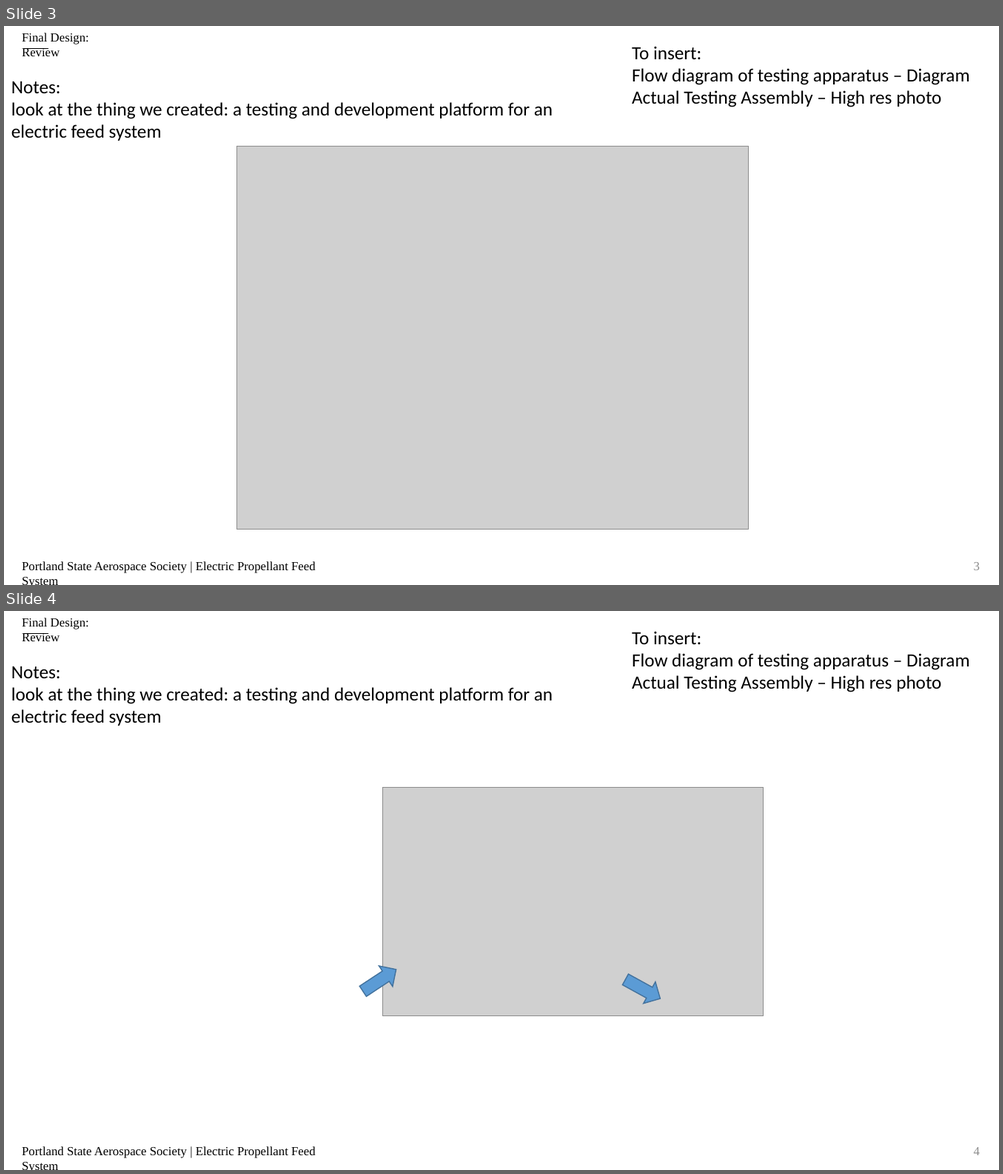
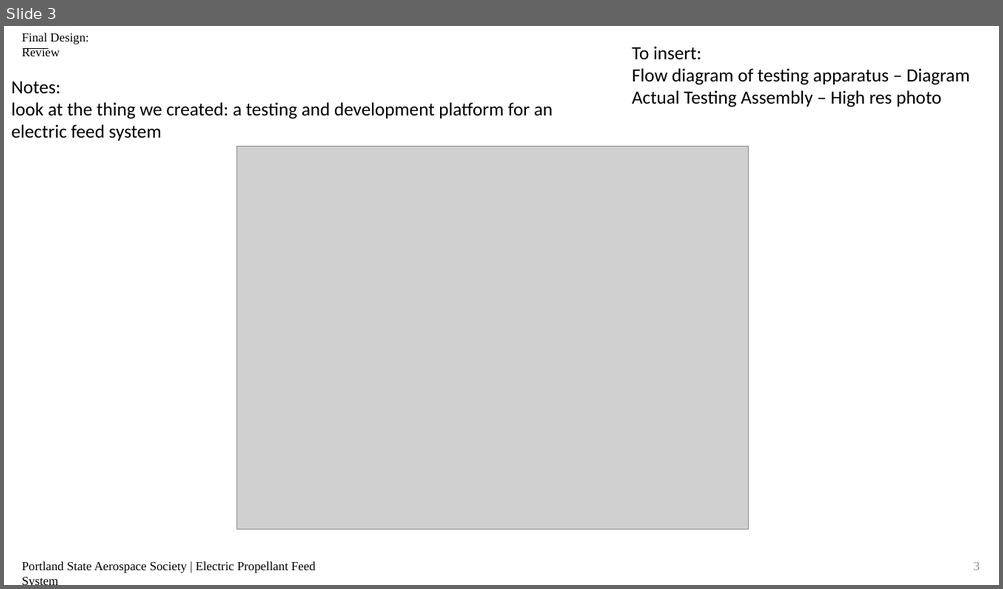
Before and after one commit to psas/electric-feed-system-prototype, a slide deck: Docs/Presentations/Slides/#5 design and subsystems.pptx. Shown one above the other, each under a label of ours: slides 3 and 4 before the commit, slide 3 after it. The pictures are 1003x1174 and 1003x589 pixels, drawn with LibreOffice and Linux fonts; fonts in the diff are those of the drawing; grey boxes stand for pictures. Boxes give left, top, right and bottom in pixels: in the first picture for what was removed or moved away, otherwise in the second. Text is boxed around its words. In the diff, an @@ line names an element or a change of style, - is before the commit and + after.

```diff
--- a/Docs/Presentations/Slides/#5 design and subsystems.pptx
+++ b/Docs/Presentations/Slides/#5 design and subsystems.pptx
@@ slide 4 removed at <box>4,611,999,1170</box>, background #FFFFFF @@
@@ text removed at <box>22,618,89,641</box> @@
-Final Design: Review
@@ text removed at <box>632,631,970,692</box> @@
-To insert:
-Flow diagram of testing apparatus – Diagram
-Actual Testing Assembly – High res photo
@@ line removed from (23, 633) to (48, 633) @@
@@ text removed at <box>11,666,552,726</box> @@
-Notes:
-look at the thing we created: a testing and development platform for an electric feed system
@@ picture removed at <box>382,787,763,1016</box> @@
@@ right arrow removed at <box>356,960,403,1002</box> @@
@@ right arrow removed at <box>619,969,666,1010</box> @@
@@ text removed at <box>22,1147,316,1159</box> @@
-Portland State Aerospace Society | Electric Propellant Feed System
@@ page number removed at <box>973,1147,979,1156</box> @@
-4
```
Also in this commit, not shown: 3 slides changed, 48 other files.
